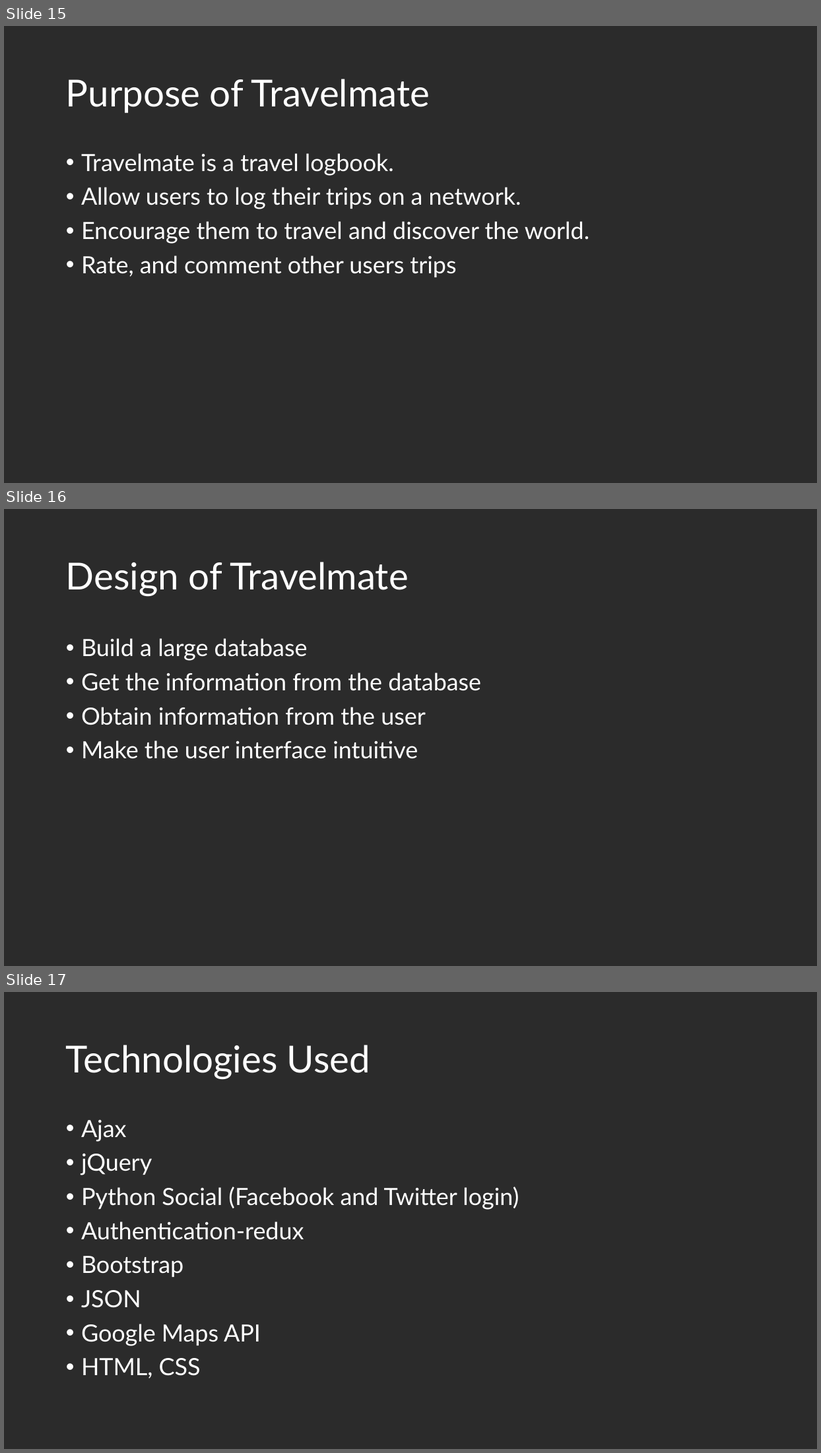
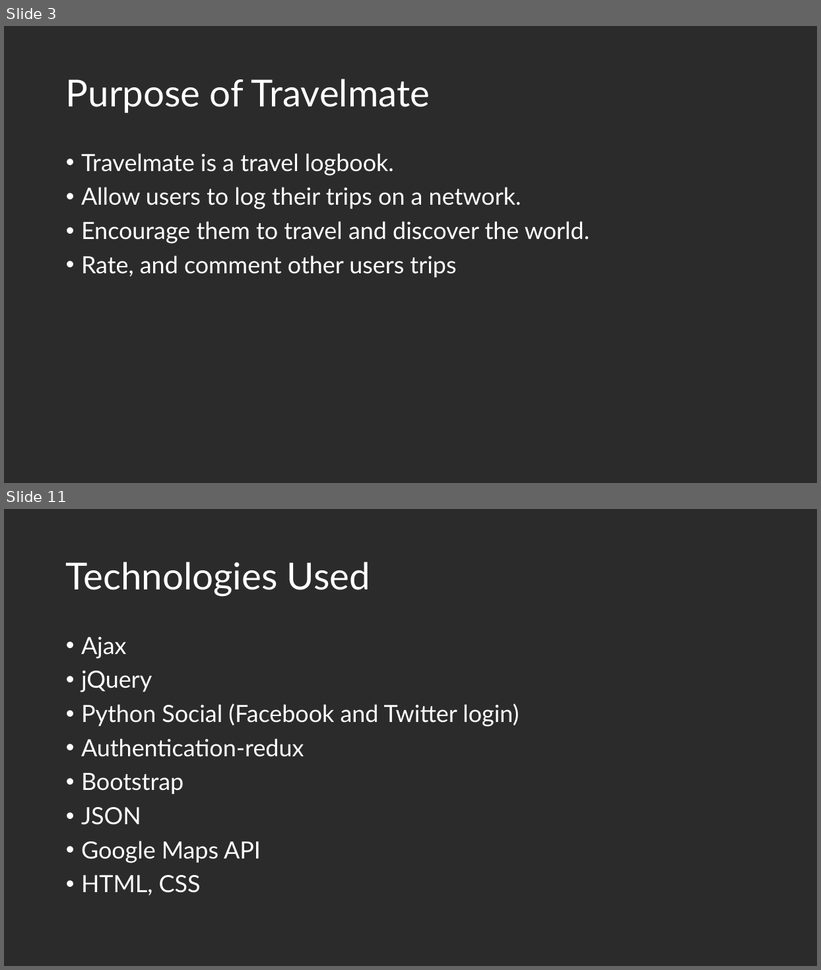
Before and after one commit to fmavb/travelmate, a slide deck: travelmate.pptx. Shown one above the other, each under a label of ours: slides 15, 16 and 17 before the commit, slides 3 and 11 after it; the slides between them are not shown. The pictures are 821x1453 and 821x970 pixels, drawn with LibreOffice and Linux fonts; fonts in the diff are those of the drawing; background and template pictures are left out; a plain dark background stands for a picture behind light text. Boxes give left, top, right and bottom in pixels: in the first picture for what was removed or moved away, otherwise in the second. Text is boxed around its words. In the diff, an @@ line names an element or a change of style, - is before the commit and + after.

```diff
--- a/travelmate.pptx
+++ b/travelmate.pptx
@@ slide 16 removed at <box>4,509,817,966</box>, background picture (left out) @@
@@ title removed at <box>66,562,409,596</box> @@
-Design of Travelmate
@@ text removed at <box>81,638,481,759</box> @@
-• Build a large database
-• Get the information from the database
-• Obtain information from the user
-• Make the user interface intuitive
@@ what was slide 15 is now slide 3 @@
@@ what was slide 17 is now slide 11 @@
```
Also in this commit, not shown: 1 slide added, 6 other slides removed.
